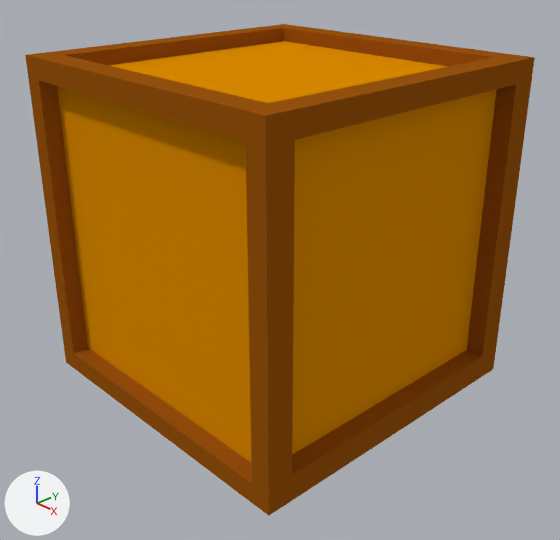
An edit to the Blender file ExternalAssets/Blender/Crate.blend, drawn before and after from the same camera.
Both versions are drawn from a camera (50 mm lens) standing at (1.152, -1.078, 0.97) and looking at (0.033, -0.025, 0.271). Lighting does not change. The marker at lower left points along +X, +Y and +Z.
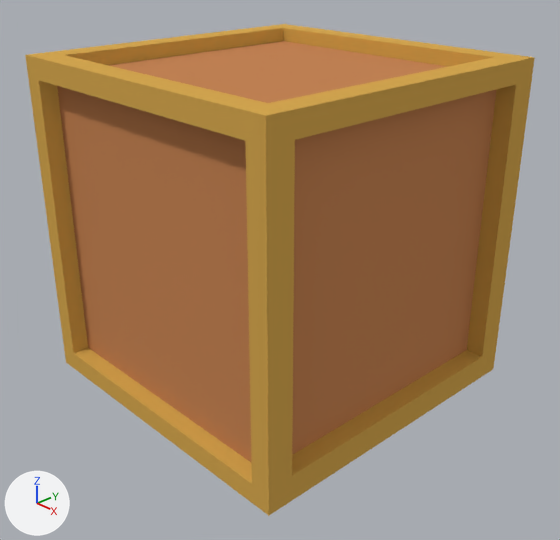
Scene script edits in JSON lines:
```json
{"op": "add", "block": "img_palette128_png", "code": ["img_palette128_png = load_image('Palette128.png', '../../Assets/Textures/Palette128.png', 128, 64, 'sRGB')"]}
{"op": "set", "path": "mat_material_001.texture", "old": "img_palette64_png", "new": "img_palette128_png"}
{"block": "me_cube_001", "where": "me_cube_001.from_pydata(...)  # 48 vertices, 46 faces; spans x -0.47..0.47, y -0.47..0.47, z 0.005..0.945"}
{"block": "me_cube_001", "where": "# used by ob_cube; location = (0.0, 0.0, 0.0); scale = (0.76, 0.76, 0.76)"}
{"block": "me_cube_001", "change": "me_cube_001 part 1: texture (UV) coordinates of 46 of 46 faces, centred in x -0.47..0.47, y -0.47..0.47, z 0.005..0.945, changed; they spanned u 0.79..0.95, v 0.52..0.61 and now span u 0.33..0.41, v 0.4..0.49"}
```

Where the change shows, as pixel boxes (x1, y1, x2, y2) in the pictures (560 x 540 px):
```json
{"object": "Cube", "change": "surface changed", "before": [25, 24, 535, 516], "after": [25, 24, 535, 516]}
```
